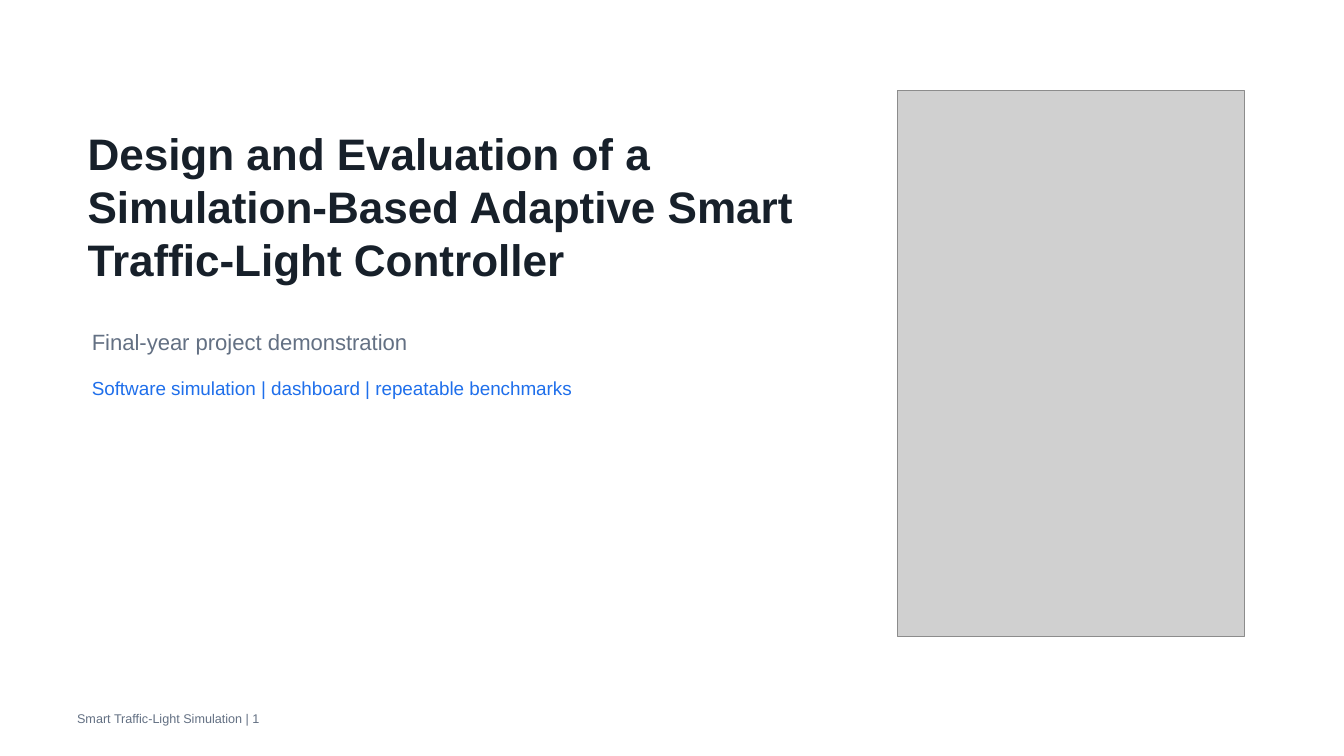
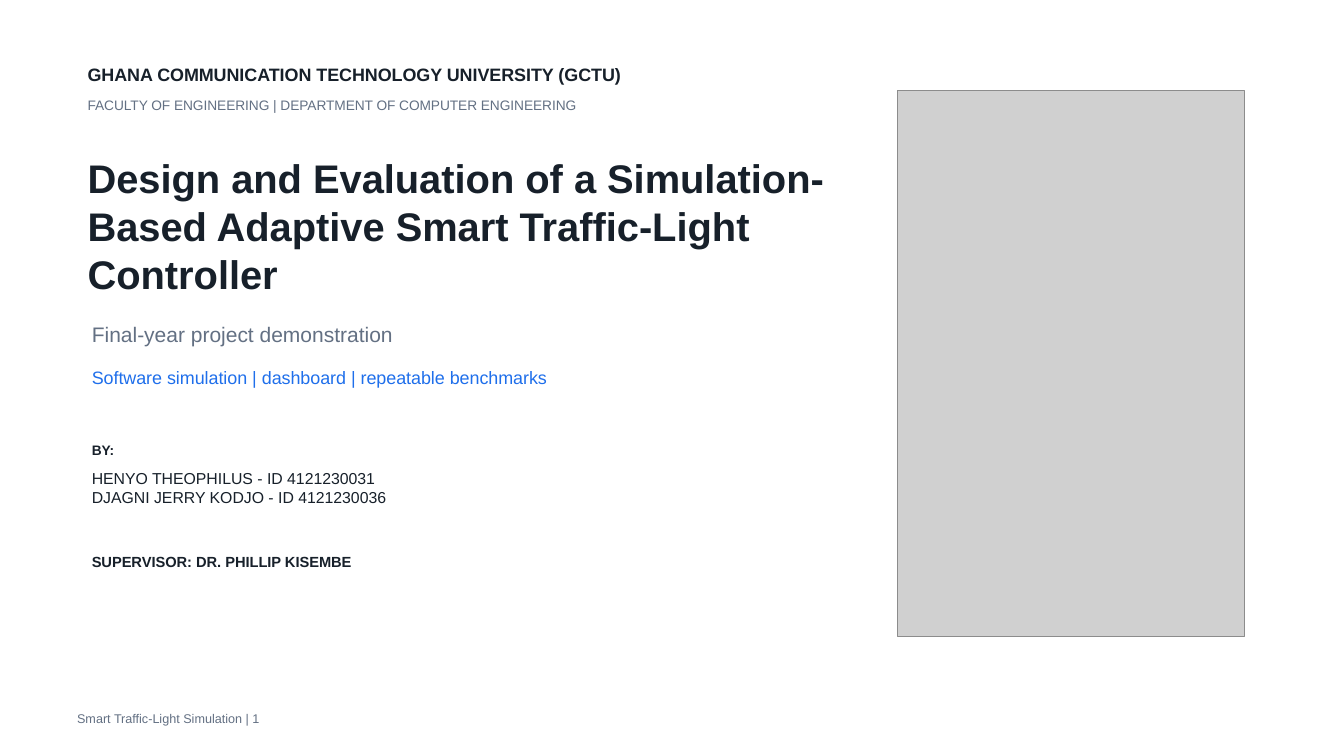
Before and after one commit to jeremiahthegr8/smart-traffic-light-simulation, a slide deck: slide 1 of docs/presentation/traffic-light-demo-corrected.pptx. Drawn at 1344x756 pixels with LibreOffice and Linux fonts; fonts in the diff are those of the drawing; grey boxes stand for pictures. Boxes give left, top, right and bottom in pixels: in the first picture for what was removed or moved away, otherwise in the second. Text is boxed around its words. In the diff, an @@ line names an element or a change of style, - is before the commit and + after.

Commit message:
Apply GCTU student details to deliverables

```diff
--- a/docs/presentation/traffic-light-demo-corrected.pptx
+++ b/docs/presentation/traffic-light-demo-corrected.pptx
@@ text added at bbox=[88, 68, 620, 85], 12.8 pt, text #17202A, bold @@
+GHANA COMMUNICATION TECHNOLOGY UNIVERSITY (GCTU)
@@ text added at bbox=[88, 100, 576, 110], 9.8 pt, text #637083 @@
+FACULTY OF ENGINEERING | DEPARTMENT OF COMPUTER ENGINEERING
@@ text "Design and Evaluation of a ...": place and size @@
-text "Design and Evaluation of a ..." at bbox=[88, 138, 793, 285]
+text "Design and Evaluation of a ..." at bbox=[88, 164, 824, 290]
@@ text "Design and Evaluation of a ..." at bbox=[88, 164, 824, 290]: size 31.5 to 28.5 pt @@
@@ text "Final-year project demonstration" at bbox=[92, 327, 393, 347]: size 15.8 to 15 pt @@
@@ text "Software simulation | dashboard | ...": place and size @@
-text "Software simulation | dashboard | ..." at bbox=[92, 381, 571, 399]
+text "Software simulation | dashboard | ..." at bbox=[92, 371, 547, 388]
@@ text "Software simulation | dashboard | ..." at bbox=[92, 371, 547, 388]: size 13.5 to 12.8 pt @@
@@ text added at bbox=[92, 445, 114, 455], 9.8 pt, text #17202A, bold @@
+BY:
@@ text added at bbox=[92, 473, 386, 503], 11.2 pt, text #17202A @@
+HENYO THEOPHILUS - ID 4121230031
+DJAGNI JERRY KODJO - ID 4121230036
@@ text added at bbox=[92, 556, 352, 567], 10.5 pt, text #17202A, bold @@
+SUPERVISOR: DR. PHILLIP KISEMBE
```
Also in this commit, not shown: 25 other files.
